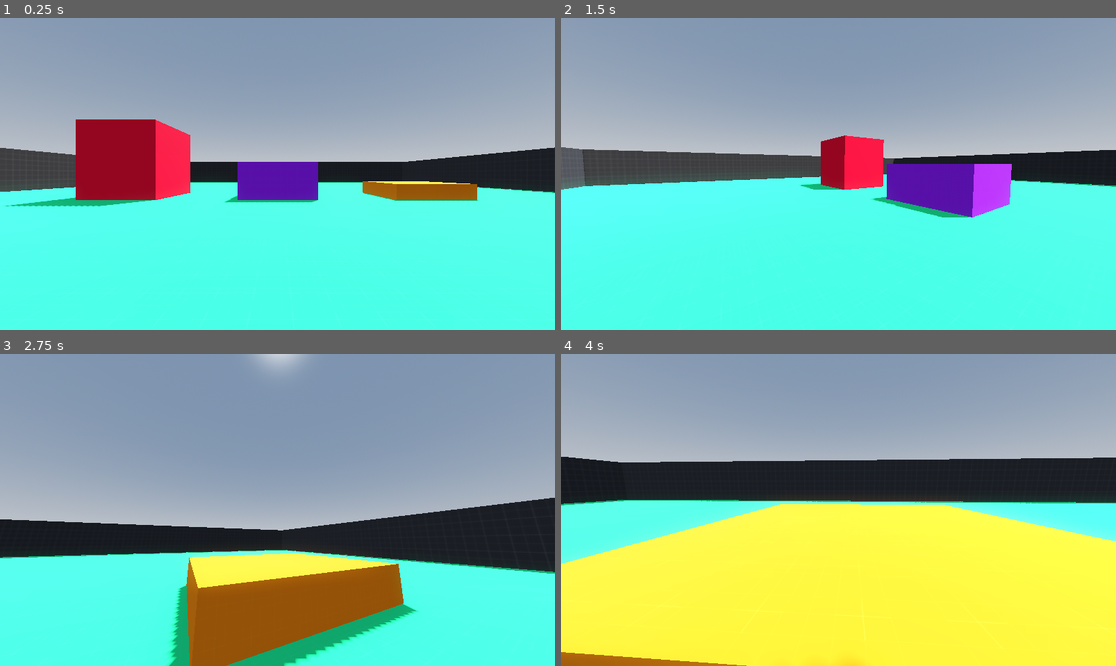
Above: before the commit, frames 1-4 (two rows, left to right).
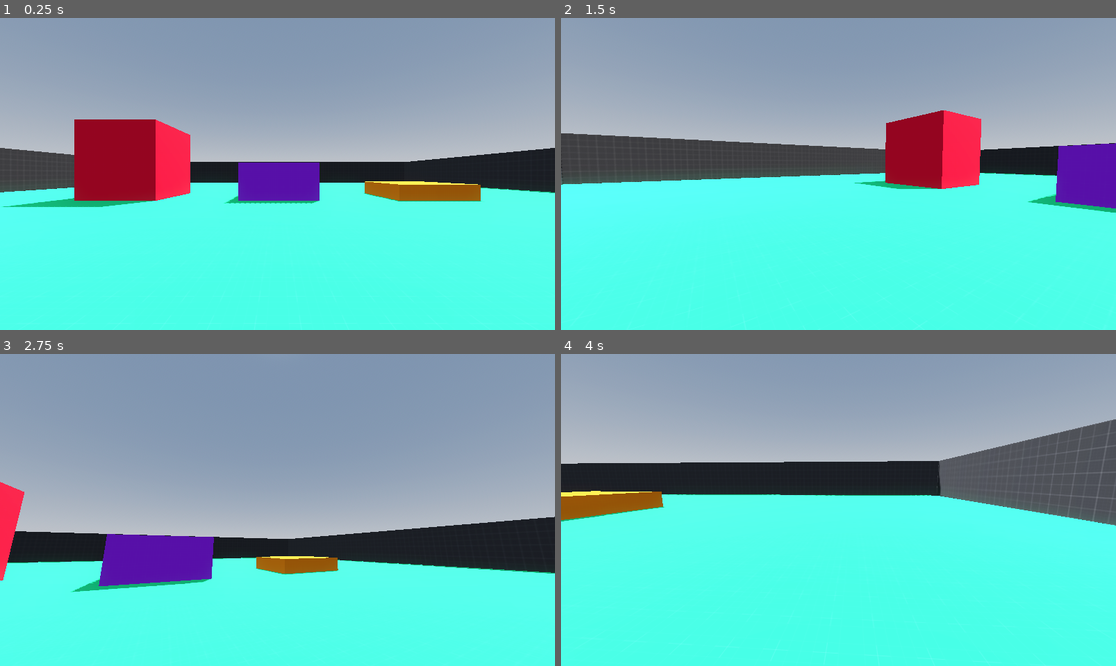
Above: after the commit, the same moments.

Repository: GoodieDawson/3D_1st_Person_Character_Controller
Game: Godot game, scene res://scenes/main.tscn
The game is run twice, just before and just after one commit, with the same random seed, the same clock (stepped at 60 frames per second) and the same inputs.
Inputs (mouse positions are in pixels of both pictures, inside the frame that each line leads up to):
- Up to frame 1 (0.25 s): no input
- Up to frame 2 (1.5 s): tap Enter at 0.5 s; move the mouse to (866, 174) at 0.52 s; hold Shift (sprint) 0.53-1.28 s; hold W (forward) from 0.53 s (still down); tap Space (jump) at 0.77 s; move the mouse to (810, 174) at 1.27 s; tap Shift (sprint) at 1.35 s
- Up to frame 3 (2.75 s): keep holding W (forward); tap Space (jump) at 1.52 s; move the mouse to (288, 503) at 2.02 s; hold Shift (sprint) from 2.03 s (still down)
- Up to frame 4 (4 s): keep holding W (forward); move the mouse to (832, 516) at 2.77 s; release Shift (sprint) at 2.78 s; tap Shift (sprint) at 2.85 s; tap Space (jump) at 3.02, 3.77 s; move the mouse to (877, 513) at 3.52 s; hold Shift (sprint) from 3.53 s (still down)

The runs differ from the first frame. In frame 1, 0.7% of the frame differs, in the area x 0-100%, y 32-98%; in frame 2, 13%; in frame 3, 22%; in frame 4, 57%, in the area x 0-100%, y 20-100%.

Commit message:
Added head movement and idle state
Added logic for camera movement for player head and idle movement

Diff:
--- a/scenes/player.tscn
+++ b/scenes/player.tscn
@@ -1,6 +1,7 @@
-[gd_scene load_steps=4 format=3 uid="uid://cl88bfs2u8uer"]
+[gd_scene load_steps=5 format=3 uid="uid://cl88bfs2u8uer"]
 
-[ext_resource type="Script" uid="uid://hu3q3hbr2fe4" path="res://scripts/player.gd" id="1_3vyb7"]
+[ext_resource type="Script" uid="uid://rwuab0tn5sk" path="res://scripts/CharacterStateMachine.gd" id="1_g2els"]
+[ext_resource type="Script" uid="uid://bi650t0alnkdh" path="res://scripts/idle.gd" id="2_qhqgy"]
 
 [sub_resource type="CapsuleMesh" id="CapsuleMesh_u8vuu"]
 
@@ -8,7 +9,6 @@
 points = PackedVector3Array(-0.125207, -0.532801, -0.480507, 0.0227831, 0.47607, 0.498884, 0.169713, 0.559144, 0.464172 …(924 unchanged characters)…
 
 [node name="CharacterBody3D" type="CharacterBody3D"]
-script = ExtResource("1_3vyb7")
 
 [node name="MeshInstance3D" type="MeshInstance3D" parent="."]
 mesh = SubResource("CapsuleMesh_u8vuu")
@@ -20,3 +20,15 @@
 transform = Transform3D(1, 0, 0, 0, 1, 0, 0, 0, 1, 0, 0.65, 0)
 
 [node name="Camera3D" type="Camera3D" parent="CameraMount"]
+
+[node name="CharacterStateMachine" type="Node" parent="." node_paths=PackedStringArray("camera_mount", "camera_3d", "initial_state")]
+script = ExtResource("1_g2els")
+camera_mount = NodePath("../CameraMount")
+camera_3d = NodePath("../CameraMount/Camera3D")
+initial_state = NodePath("Idle")
+metadata/_custom_type_script = "uid://rwuab0tn5sk"
+
+[node name="Idle" type="Node" parent="CharacterStateMachine" node_paths=PackedStringArray("character_body_3d")]
+script = ExtResource("2_qhqgy")
+character_body_3d = NodePath("../..")
+metadata/_custom_type_script = "uid://dhobplmye02h4"
--- a/scripts/CharacterState.gd
+++ b/scripts/CharacterState.gd
@@ -3,7 +3,7 @@
 extends Node
 
 var character_state_machine: CharacterStateMachine
-@export var character_body_3d: CharacterBody2D
+@export var character_body_3d: CharacterBody3D
 
 
 func enter() -> void:
--- a/scripts/CharacterStateMachine.gd
+++ b/scripts/CharacterStateMachine.gd
@@ -2,7 +2,11 @@
 
 extends Node
 
+@export var camera_mount: Node3D
+@export var camera_3d: Camera3D
 @export var initial_state: CharacterState
+
+var sensitivity: int = 1
 
 var current_state: CharacterState
 var states: Dictionary[String, CharacterState] = {}
@@ -17,8 +21,16 @@
 		child.character_state_machine = self
 		states[child.name.to_lower()] = child
 
+	Input.mouse_mode = Input.MOUSE_MODE_CAPTURED
 	initial_state.enter()
 	current_state = initial_state
+
+func _unhandled_input(event: InputEvent) -> void:
+	if event is InputEventMouseMotion:
+		var mouseMotion: InputEventMouseMotion = event as InputEventMouseMotion
+		camera_mount.rotate_y(deg_to_rad(-mouseMotion.relative.x) * sensitivity)
+		camera_3d.rotate_x(deg_to_rad(-mouseMotion.relative.y) * sensitivity)
+		camera_3d.rotation.x = clamp(camera_3d.rotation.x, deg_to_rad(-40), deg_to_rad(60))
 
 # Called every frame. 'delta' is the elapsed time since the previous frame.
 func _process(delta: float) -> void:
--- /dev/null
+++ b/scripts/idle.gd
@@ -0,0 +1 @@
+extends CharacterState
Not shown, added: scripts/idle.gd.uid
